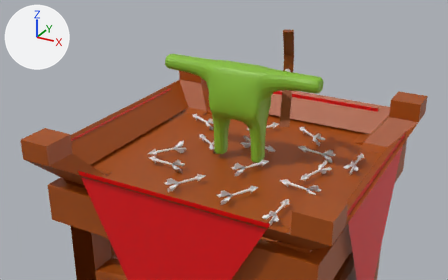
The FBX model Assets/Models/Turrets/TorretaSniper.fbx: old version first, new version second.
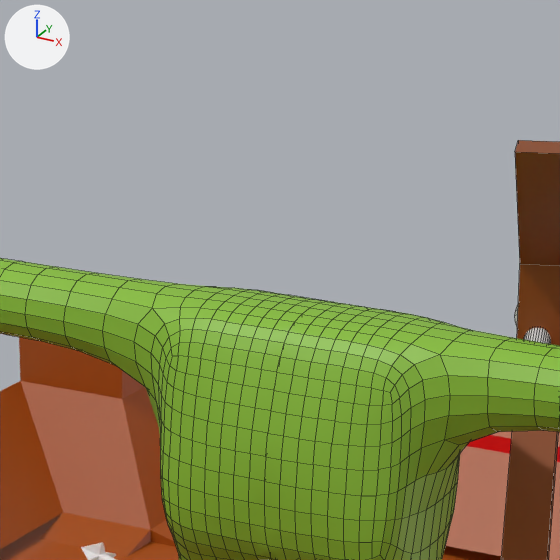
There are two pictures of each version: one from a camera (50 mm lens) standing at (2.809, -5.497, 7.169) and looking at (0.021, -0.429, 4.635), one close up on the part from 39% to 65% of the width and 0% to 42% of the height. Lighting does not change. The marker at upper left points along +X, +Y and +Z. The close-ups show mesh edges as thin lines. Where no turn or scale is listed for an object, it has been applied to the vertices. Vertices at the same position are counted once.
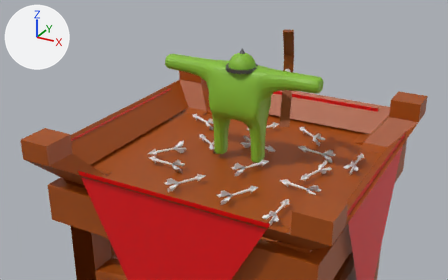
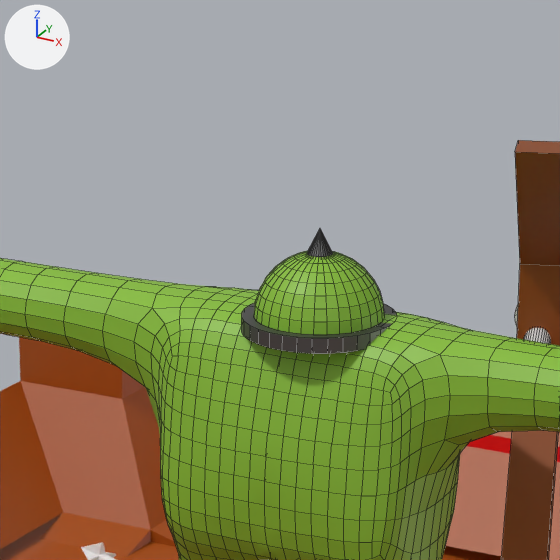
Where the change shows, as pixel boxes [x1, y1, x2, y2] in the close-ups (560 x 560 px):
part 1 of me_cube_006, added
    after: [307, 229, 333, 257]
part 2 of me_cube_006, added
    after: [242, 303, 397, 354]
part 3 of me_cube_006, added (green)
    after: [254, 251, 384, 335]

What changed in the scene script:
```text
Add mat_metat:
    mat_metat = principled_material('Metat')
    mat_metat.base_color = (0.165, 0.165, 0.165)  # grey #717171
    mat_metat.metallic = 1.0
Change me_cube_006:
    used by ob_cube; location = (-0.016, -0.016, 5.019)
    remove me_cube_006.from_pydata(...)  # 1536 vertices, 1521 faces; spans x -0.89..0.89, y -0.21..0.64, z -0.75..0.69
    add me_cube_006.from_pydata(...)  # 1890 vertices, 1844 faces; spans x -0.89..0.89, y -0.21..0.64, z -0.75..0.69
    me_cube_006 part 1: a new loose piece, a 32-sided cone pointing to +z spanning x 0.005..0.072, y -0.067..-0.001, z 0.42..0.486, in mat_metat (grey #717171)
    me_cube_006 part 2: a new loose piece, a 32-sided cylinder along z spanning x -0.128..0.205, y -0.2..0.132, z 0.262..0.295, in mat_metat (grey #717171)
    me_cube_006 part 3: a new loose piece of 257 vertices spanning x -0.1..0.18, y -0.17..0.11, z 0.29..0.43, in mat_material_003 (green #86bd34)
    add me_cube_006.materials.append(mat_metat)  # grey #717171
```
